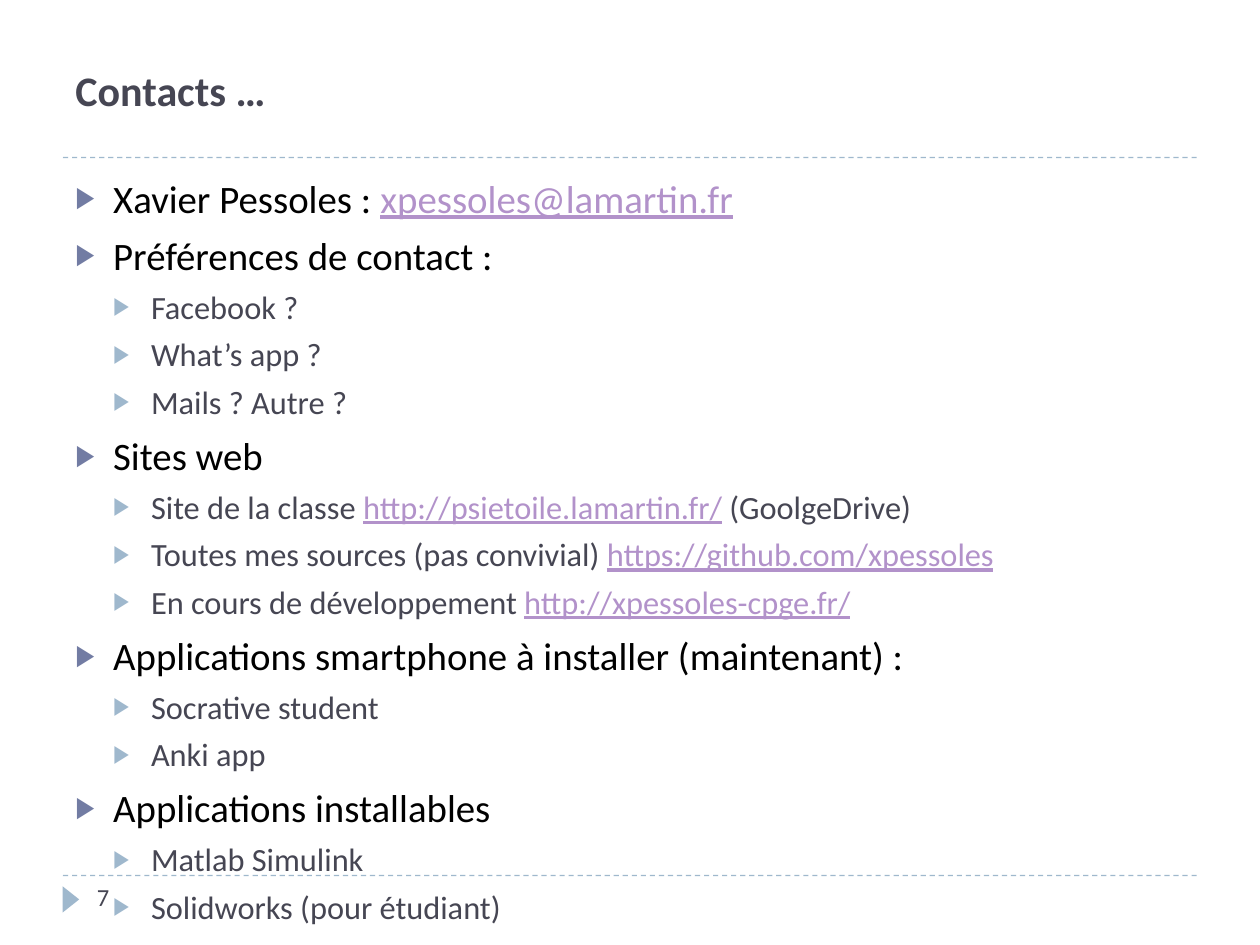
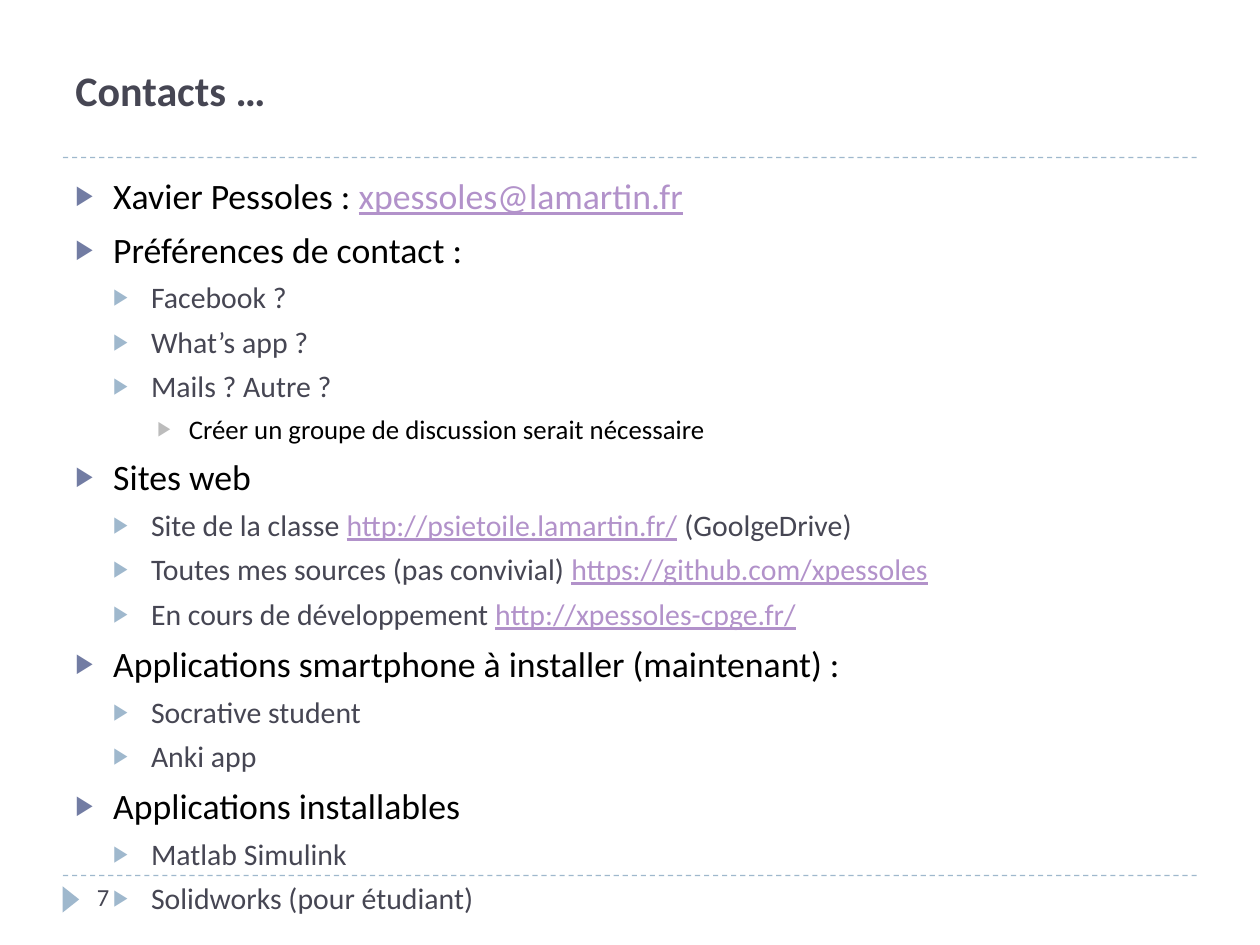
Before and after one commit to xpessoles/Cy_00_PSI_Presentation, a slide deck: slide 7 of Introduction_SII_PSI.pptx. Drawn at 1260x945 pixels with LibreOffice and Linux fonts; fonts in the diff are those of the drawing. Boxes give left, top, right and bottom in pixels: in the first picture for what was removed or moved away, otherwise in the second. Text is boxed around its words. In the diff, an @@ line names an element or a change of style, - is before the commit and + after.

```diff
--- a/Introduction_SII_PSI.pptx
+++ b/Introduction_SII_PSI.pptx
@@ text at [113, 184, 927, 914]: paragraph added @@
+    ▶ Créer un groupe de discussion serait nécessaire
@@ text at [113, 184, 927, 914]: size 22.2 to 20.4 pt in "Xavier Pessoles : xpessoles@lamartin.fr", "Préférences de contact :", "Sites web", "Applications smartphone à installer (maintenant) :" and 1 more places; size 18.5 to 17 pt in "Facebook ?", "What’s app ?", "Mails ? Autre ?", "Site de la classe http://psietoile.lamartin.fr/ (GoolgeDrive ..." and 6 more places @@
```
Also in this commit, not shown: 3 other slides changed.
